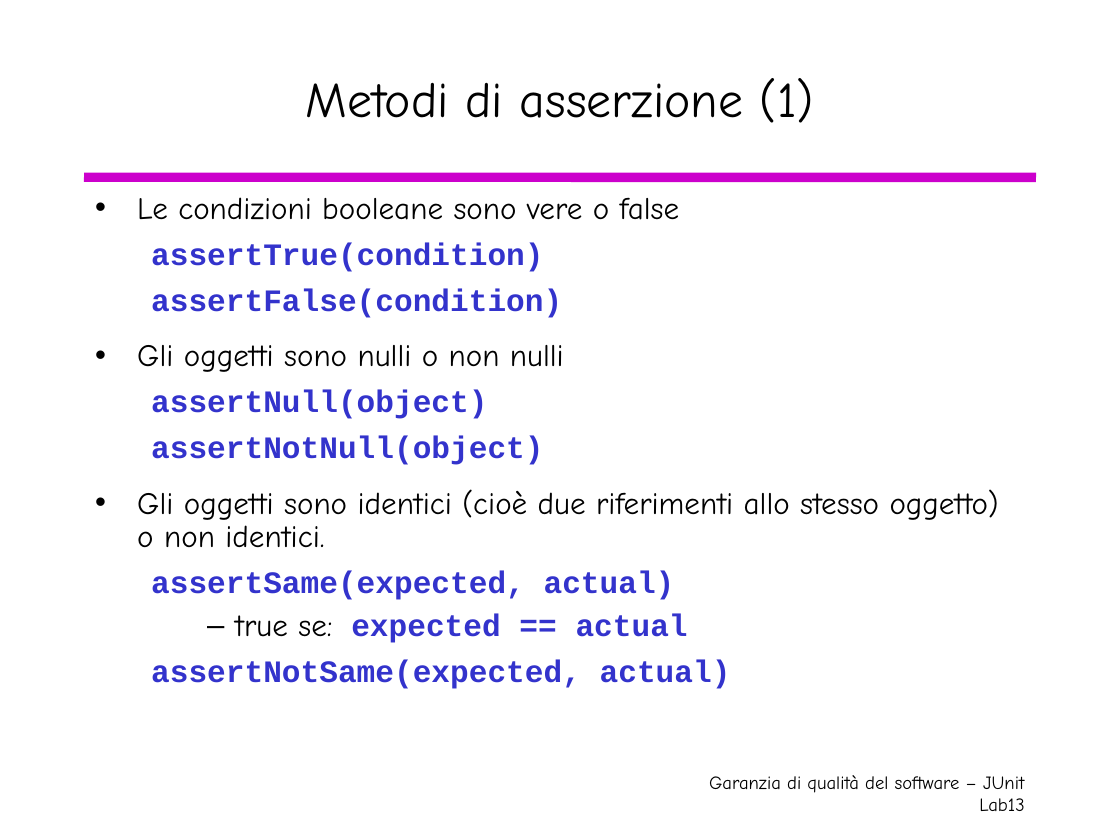
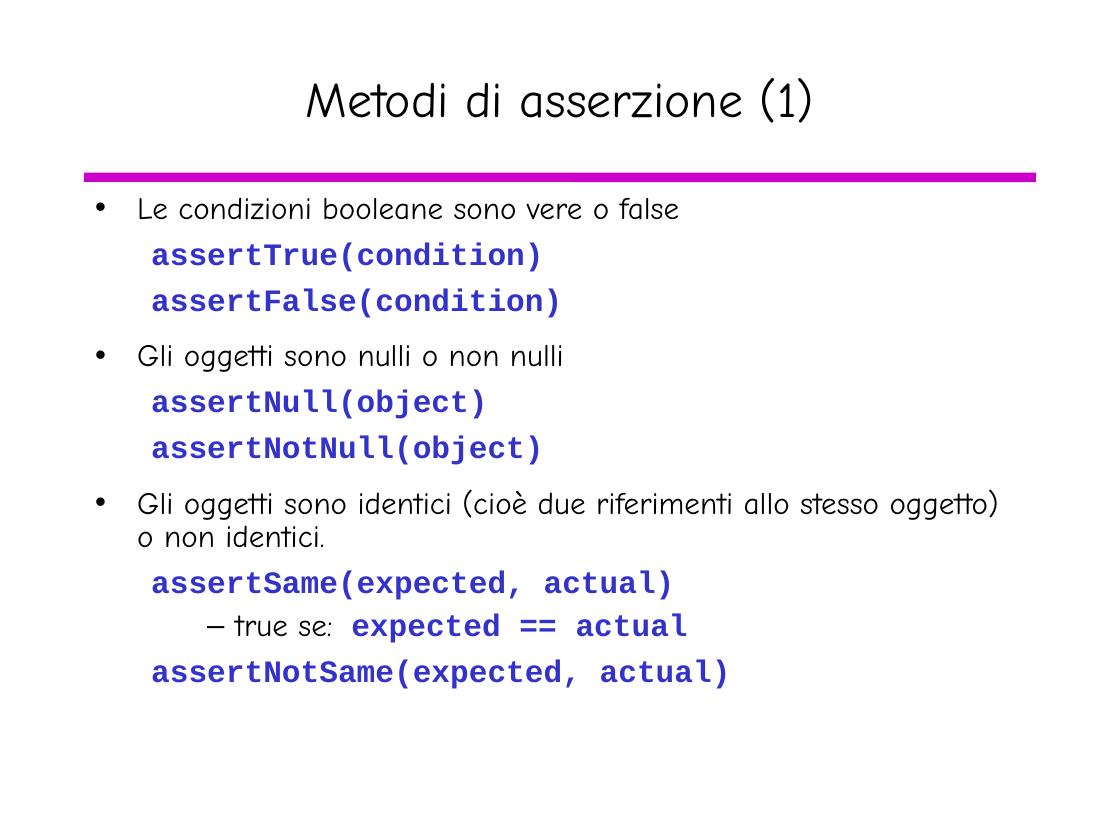
Before and after one commit to AlessandroS94/Software_Quality, a slide deck: slide 13 of Day 2/slide/JUnit-Intro-tutorial.pptx. Drawn at 1120x840 pixels with LibreOffice and Linux fonts; fonts in the diff are those of the drawing. Boxes give left, top, right and bottom in pixels: in the first picture for what was removed or moved away, otherwise in the second. Text is boxed around its words. In the diff, an @@ line names an element or a change of style, - is before the commit and + after.

```diff
--- a/Day 2/slide/JUnit-Intro-tutorial.pptx
+++ b/Day 2/slide/JUnit-Intro-tutorial.pptx
@@ text removed at [709,775,1024,811] @@
-Garanzia di qualità del software – JUnit Lab13
```
Also in this commit, not shown: 27 other slides changed, 7 other files.
